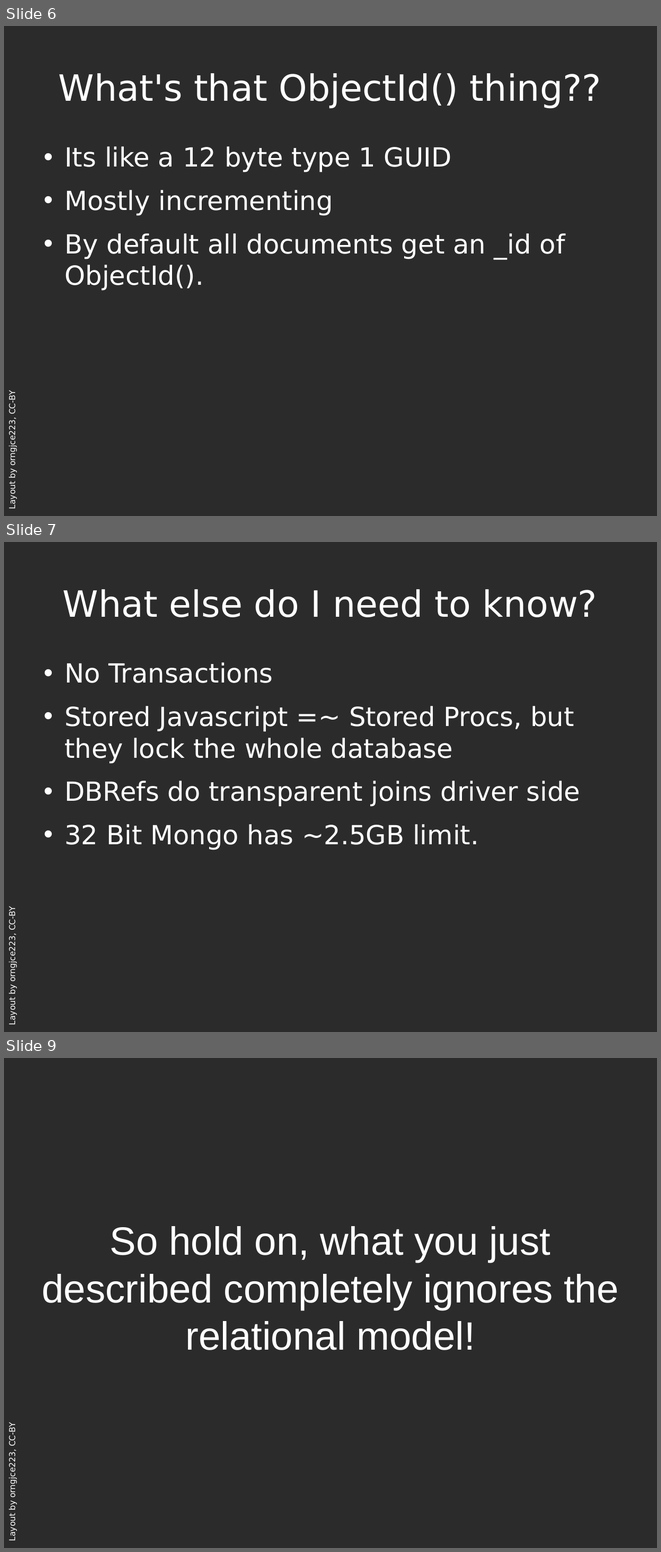
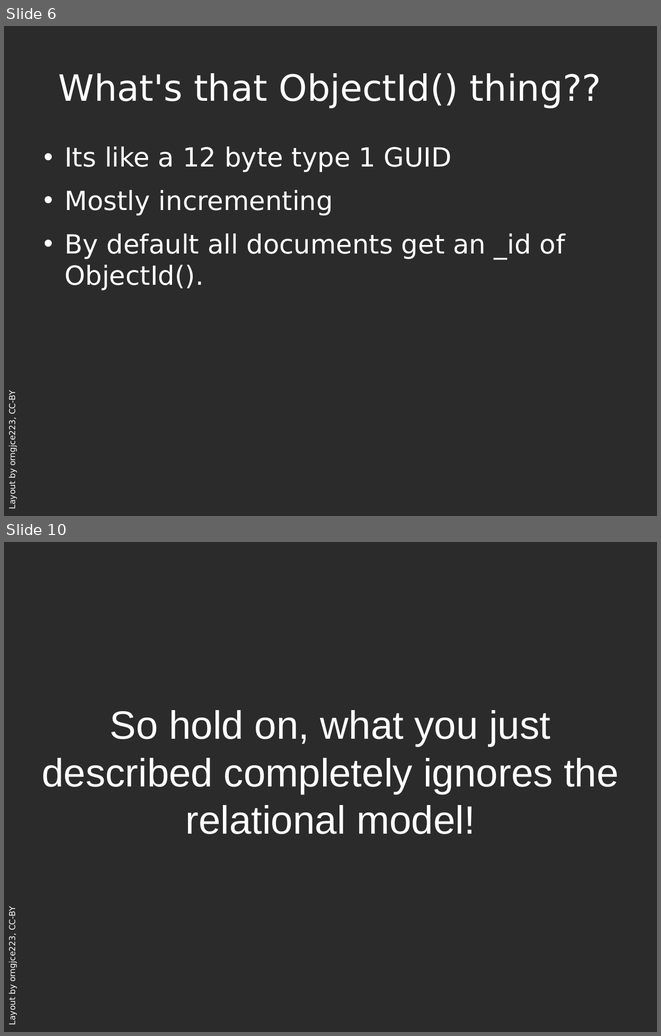
Before and after one commit to zippy1981/TalkMaterials, a slide deck: PGEast/The Brave New World of MaybeSQL.odp. Shown one above the other, each under a label of ours: slides 6, 7 and 9 before the commit, slides 6 and 10 after it; the slides between them are not shown. The pictures are 661x1552 and 661x1036 pixels, drawn with LibreOffice and Linux fonts; fonts in the diff are those of the drawing; background and template pictures are left out; a plain dark background stands for a picture behind light text. Boxes give left, top, right and bottom in pixels: in the first picture for what was removed or moved away, otherwise in the second. Text is boxed around its words. In the diff, an @@ line names an element or a change of style, - is before the commit and + after.

```diff
--- a/PGEast/The Brave New World of MaybeSQL.odp
+++ b/PGEast/The Brave New World of MaybeSQL.odp
@@ slide 7 removed at (4, 542, 657, 1032), background picture (left out); not listed: 1 template element that a slide beside it also shows @@
@@ title removed at (63, 589, 598, 617) @@
-What else do I need to know?
@@ text removed at (64, 662, 580, 850) @@
-• No Transactions
-• Stored Javascript =~ Stored Procs, but they lock the whole database
-• DBRefs do transparent joins driver side
-• 32 Bit Mongo has ~2.5GB limit.
@@ what was slide 9 is now slide 10 @@
```
Also in this commit, not shown: 5 slides changed, 2 slides added, 1 other slide removed, 4 other files.
